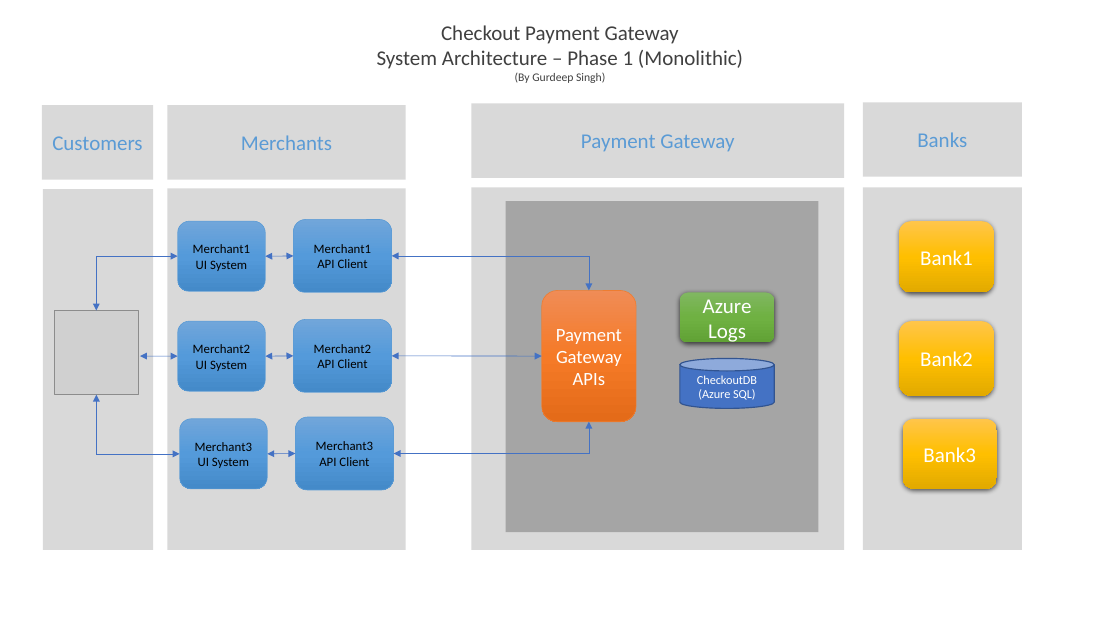
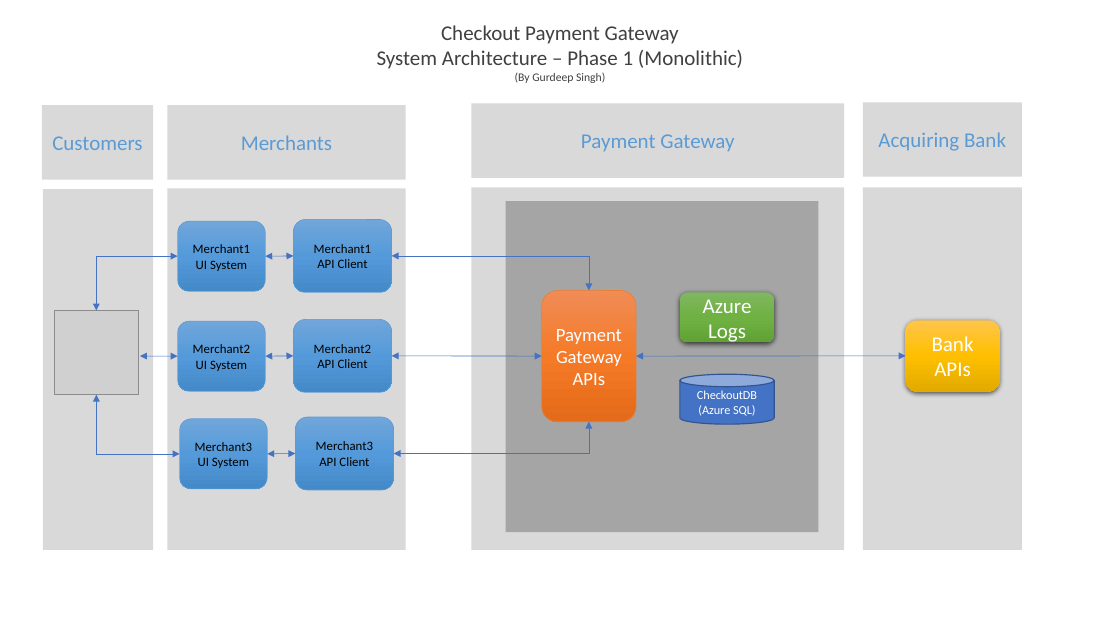
Before and after one commit to gurdeeptoor/Checkout_Payment_GatewayAPIs, a slide deck: slide 1 of Documentation/Checkout_Architecture.pptx. Drawn at 1120x630 pixels with LibreOffice and Linux fonts; fonts in the diff are those of the drawing; grey boxes stand for pictures. Boxes give left, top, right and bottom in pixels: in the first picture for what was removed or moved away, otherwise in the second. Text is boxed around its words. In the diff, an @@ line names an element or a change of style, - is before the commit and + after.

```diff
--- a/Documentation/Checkout_Architecture.pptx
+++ b/Documentation/Checkout_Architecture.pptx
@@ text in rectangle at (878,132,1006,151): text changed @@
-Banks
+Acquiring Bank
@@ rounded rectangle removed at (900,321,994,396) @@
-Bank2
@@ rounded rectangle "Bank": place and size @@
-rounded rectangle "Bank" at (900,221,994,292)
+rounded rectangle "Bank" at (906,320,1000,392)
@@ double arrow added from (636, 356) to (906, 356), #4472C4 0.5 pt @@
@@ text in rounded rectangle at (932,336,974,376): text changed @@
-Bank1
+Bank
+APIs
@@ cylinder "CheckoutDB": place and size @@
-cylinder "CheckoutDB" at (680,359,774,408)
+cylinder "CheckoutDB" at (680,375,774,424)
@@ rounded rectangle removed at (903,419,997,489) @@
-Bank3
```
Also in this commit, not shown: 1 other slide changed, 38 other files.
